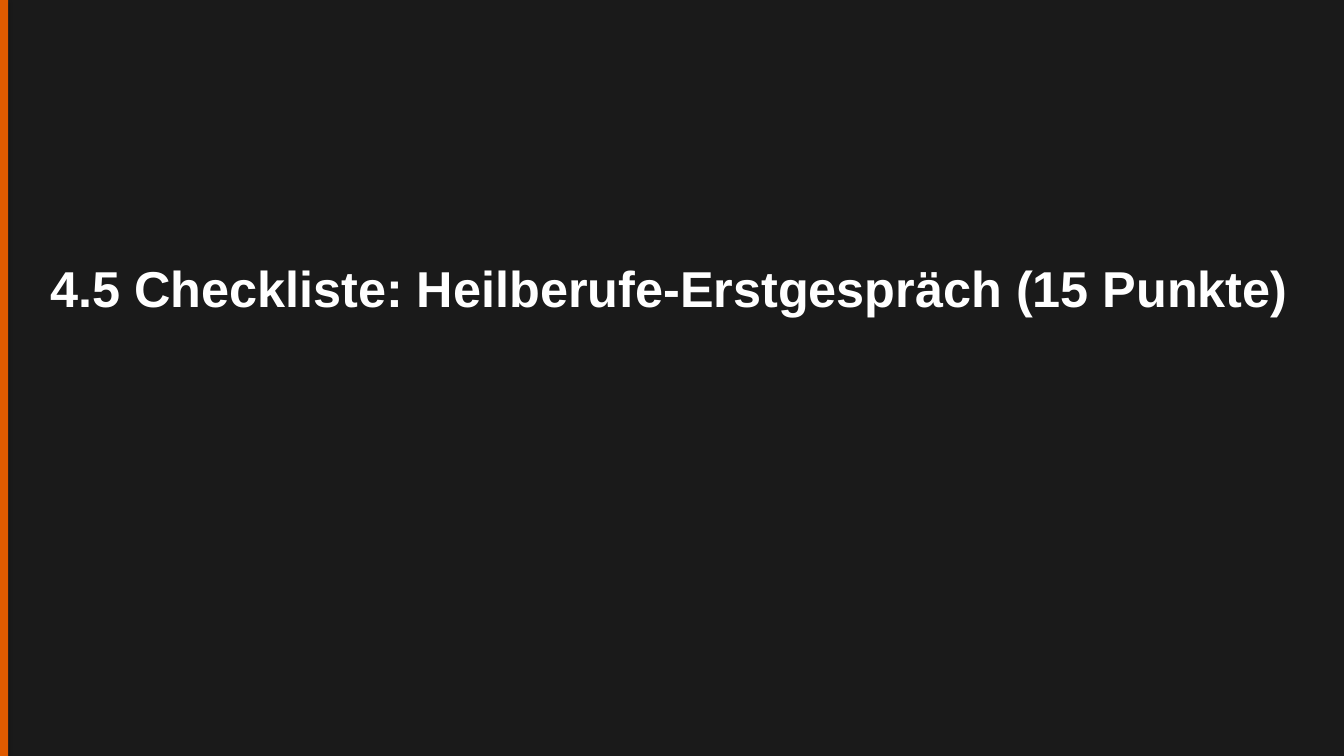
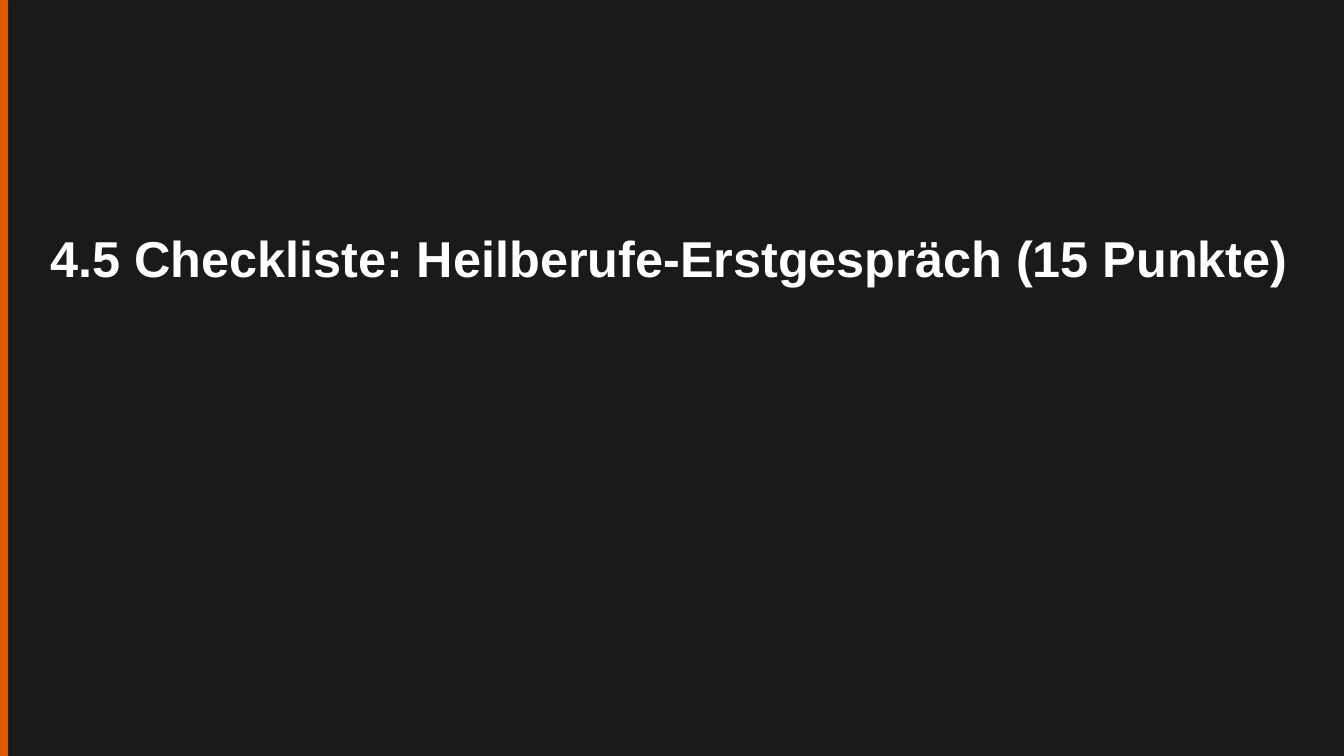
Before and after one commit to ck5rqc47pr-byte/firmenkundenakademie-online, a slide deck: slide 22 of public/downloads/praesentation/M07.pptx (slide 15 before the commit). Drawn at 1344x756 pixels with LibreOffice and Linux fonts; fonts in the diff are those of the drawing. Boxes give left, top, right and bottom in pixels: in the first picture for what was removed or moved away, otherwise in the second. Text is boxed around its words. In the diff, an @@ line names an element or a change of style, - is before the commit and + after.

```diff
--- a/public/downloads/praesentation/M07.pptx
+++ b/public/downloads/praesentation/M07.pptx
@@ text "4.5 Checkliste: Heilberufe-Erstgespräch (15 Punkte)": place and size @@
-text "4.5 Checkliste: Heilberufe-Erstgespräch (15 Punkte)" at [50,270,1288,317]
+text "4.5 Checkliste: Heilberufe-Erstgespräch (15 Punkte)" at [50,240,1288,286]
```
Also in this commit, not shown: 7 other slides changed, 18 slides added, 11 slides removed, 23 other files.
